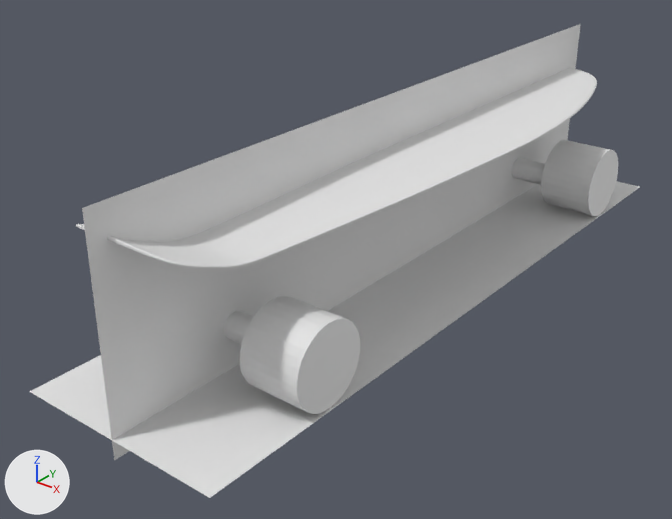
The Blender file modelisation_skate.blend: old version first, new version second.
The view is the same before and after, from a camera (50 mm lens) standing at (2.35, -3.45, 2.06) and looking at (-0.16, -0.31, 0.11). The axes (+X, +Y, +Z) are drawn at lower left. The lights are the same throughout.
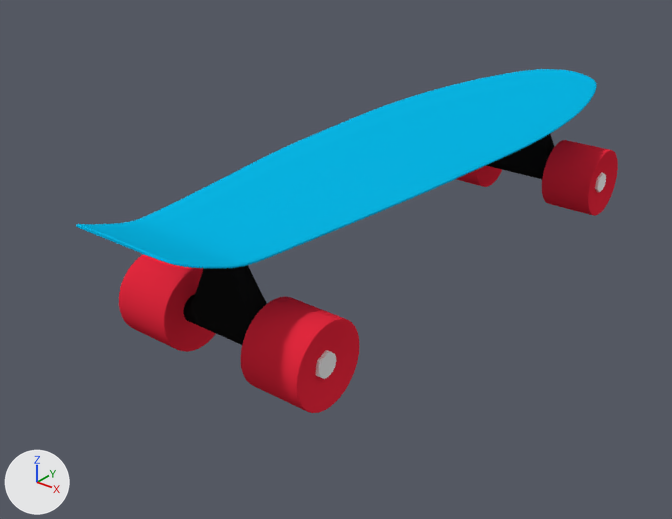
Commit message: modelisation skate finie

Changed parts and their boxes (x1, y1, x2, y2) in the pictures (672 x 519 px):
'skate-profile', hidden
    before: (82, 24, 581, 460)
'Plane', recoloured, moved, turned (white to cyan)
    before: (76, 68, 597, 268)
    after: (76, 69, 597, 268)
'skate-dessous', hidden
    before: (30, 181, 640, 498)
'Cylinder', reshaped, modifiers changed
    before: (240, 140, 618, 414)
    after: (119, 140, 618, 413)
'Circle', reshaped, moved
    before: (224, 158, 545, 344)
    after: (183, 134, 554, 345)
'Bolt', added
    after: (316, 350, 336, 379)
'Bolt.001', added
    after: (595, 172, 606, 193)
part 2 of me_cylinder, added (red)
    after: (119, 140, 618, 413)

The edits, one by one:
Material 'Material.001' (mat_material_001) is new.
Its base color is (0.8, 0.0231, 0.049) (red #e72a3f).
Material 'Board' (mat_board) is new.
Its base color is (0.00299, 0.477, 0.8) (cyan #0ab8e7).
Material 'Material' (mat_material) is new.
Its base color is (0.00719, 0.00719, 0.00719) (black #141414).
Material 'Material.002' (mat_material_002) is new.
Its base color is (0.8, 0.8, 0.8) (white #e7e7e7).
me_circle is used by ob_circle; location (0.0, 0.0, 0.0); rotation (0.0, 1.571, 0.0), in degrees (0, 90, 0); scale (0.0608, 0.0608, 0.0608).
me_circle had 1274 vertices, 782 faces, 1 loose edge and spanned x -4.13..-2.13, y -20.08..-18.08, z 0.0..3.88.
me_circle now has 2812 vertices, 2438 faces, 4 loose edges and spans x -10.55..-2.13, y -21.02..-18.78, z 0.0..3.88.
me_circle part 1: 1274 vertices removed from x -4.13..-2.13, y -20.08..-18.08, z 0.0..3.88; 2812 vertices added at x -10.55..-2.13, y -21.02..-18.78, z 0.0..3.88.
me_circle now uses material mat_material (black #141414).
me_plane_002 has 11394 vertices, 11392 faces and spans x -1.04..1.04, y -1.0..1.01, z -0.01..0.14.
me_plane_002 now uses material mat_board (cyan #0ab8e7).
me_cylinder is used by ob_cylinder; location (0.0, 0.043, 0.0); rotation (0.0, 1.571, 0.0), in degrees (0, 90, 0); scale (0.187, 0.187, 0.142).
me_cylinder had 64 vertices, 34 faces and spanned x -2.02..-0.02, y -7.43..-5.43, z 1.48..3.48.
me_cylinder now has 320 vertices, 290 faces and spans x -2.02..-0.02, y -7.43..-5.43, z 1.48..3.48.
me_cylinder part 2: 256 vertices added at x -2.02..-0.02, y -7.43..-5.43, z 1.49..3.46.
me_cylinder part 3: the surface is now shaded smooth.
me_cylinder now uses material mat_material_001 (red #e72a3f).
Mesh me_bolt_000 is new.
It has 655 vertices, 634 faces and spans x -0.324..0.311, y -6.902..-6.352, z 2.341..2.625.
Mesh me_bolt_001 is new.
It has 655 vertices, 634 faces and spans x -0.324..0.311, y -6.902..-6.352, z 2.341..2.625.
It uses material mat_material_002 (white #e7e7e7).
Object 'Circle' (ob_circle) moves from (0.0, 0.0, 0.0) to (0.0, 0.043, 0.0).
Object 'Plane' (ob_plane) moves from (0.0, 0.007, 0.644) to (0.0, 0.007, 0.635).
Object 'Plane' (ob_plane) turns from (0, 0, 0) to (-0.3, 0, 0) degrees about x, y and z.
Object 'Cylinder' (ob_cylinder) gains a SUBSURF modifier named 'Subsurf'.
Modifier setting: levels = 3.
Modifier setting: render_levels = 3.
Object 'skate-dessous' (ob_skate_dessous) is now hidden.
Object 'skate-profile' (ob_skate_profile) is now hidden.
Object 'Bolt.001' (ob_bolt_001) is new; it shows me_bolt_000.
Its location is (0.0, 2.45, 0.001).
Its rotation in degrees is (90, 99, 90).
Its scale is (0.184, 0.184, 0.184).
It gains a MIRROR modifier named 'Mirror'.
Modifier setting: use_axis = (False, False, True).
Object 'Bolt' (ob_bolt) is new; it shows me_bolt_001.
Its location is (0.0, 0.043, 0.0).
Its rotation in degrees is (90, 99, 90).
Its scale is (0.184, 0.184, 0.184).
It gains a MIRROR modifier named 'Mirror'.
Modifier setting: use_axis = (False, False, True).
